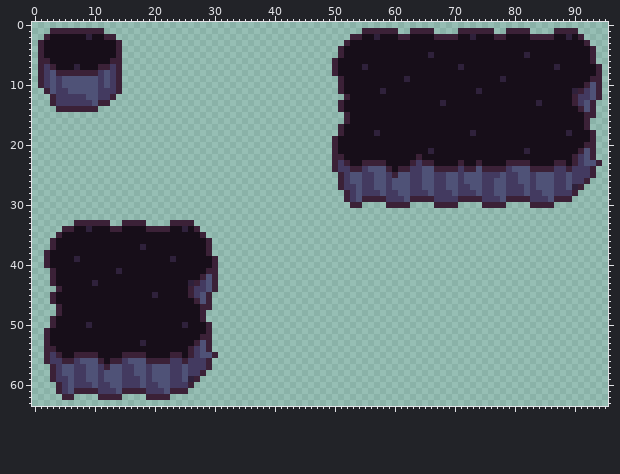
Edited in one commit: sprite sheet (Assets/Sprites/map/obstacles.png). Above, as it was before the edit.
The file is 96x64 pixels.
New version:
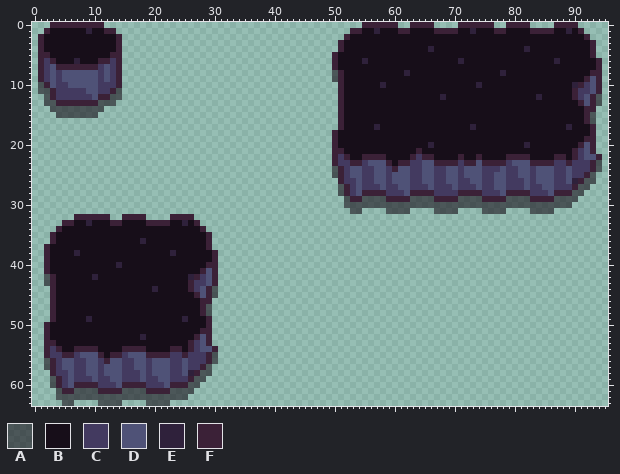
Palette (. is transparent): A #170e1995  B #170e19  C #433a60  D #4f5277  E #2f213b  F #3b2137
The commit says: added shadows and remade collision shapes for obstacles
Change:
Changed rows in their new state; - is an unchanged pixel.
first column x 1:
 0 --FFFFFFFFF-------------------------------------------FFFFFF--FFFF----FFFFFF--FFFF----FFFF----
 1 -FBBBBBBEBBFF---------------------------------------FFBBEBBBFFBBBBFFFFBBEBBBFFBBBBFFFFBBEBF---
 2 FB------B--BBF-------------------------------------FBB--B---BB----BBBB--B---BB----BBBB--B-BF--
 3 --------------------------------------------------FB---------------------------------------BF-
 4 -----------------------------------------------------------------E---------------E------------
 5 -F----------F------------------------------------FB--------------B---------------B------------
 6 -CF---E---FFC-----------------------------------------E---------------E---------------E-----BF
 7 --DFFFFFFFCD------------------------------------------B---------------B---------------B-------
 8 ---CDDDDDD---------------------------------------AF----------E---------------E--------------F-
 9 -------------------------------------------------A-----------B---------------B-------------FD-
10 AF--C------C---------------------------------------------E---------------E---------------EFC--
11 AAF--CCC----FA-------------------------------------------B---------------B---------------FC---
12 -A------C-FFAA------------------------------------FB---------------E---------------E-------DFA
13 -AAFFFFFFFAAA------------------------------------------------------B---------------B-----BF--A
14 --AAAAAAAAA-------------------------------------------------------------------------------BF--
15 ---AAAAAAA----------------------------------------FB----------------------------------------A-
16 --------------------------------------------------FB----------------------------------------A-
17 --------------------------------------------------------E---------------E---------------E--BF-
18 -------------------------------------------------FB-----B---------------B---------------B-----
19 -------------------------------------------------------------------------------------------F--
20 -----------------------------------------------------------------E---------------E--------FD--
21 --------------------------------------------------F------------F-B---------------B-------FC---
22 --------------------------------------------------CF--FFFF----FCFF----F--F----FFFF----FF----DF
23 ---------------------------------------------------CFFCDDDF-FFC-DDFFFFCFFDFFFFCDDDFFFFCCFC-CFA
24 -------------------------------------------------AF-DD-C--CFDD----CCDD-DD-CCCD-C--CDDD--D----A
25 -------------------------------------------------A---------D----------------D--------------FA-
26 ----------------------------------------------------C------------------C--------C--------EFAA-
27 --------------------------------------------------AF----C--C----C---C---C----------C----CFAA--
28 --------------------------------------------------A---FFFF--C-FFFF---CFFFF--C-FFFF--C-FFFAA---
29 ---------------------------------------------------AFFAAAAFFFFAAAAFFFFAAAAFFFFAAAAFFFFAAAA----
30 ---------------------------------------------------AAAAAAAAAAAAAAAAAAAAAAAAAAAAAAAAAAAAAA-----
31 ----------------------------------------------------AA----AAAA----AAAA----AAAA----AAAA--------
32 ------FFFFFF--FFFF----FFFF--------------------------------------------------------------------
33 ----FFBBEBBBFFBBBBFFFFBBEBF-------------------------------------------------------------------
34 ---FBB--B---BB----BBBB--B-BF------------------------------------------------------------------
35 --FB-----------------------BF-----------------------------------------------------------------
36 -----------------E----------------------------------------------------------------------------
37 -FB--------------B----------------------------------------------------------------------------
38 ------E---------------E-----BF----------------------------------------------------------------
39 ------B---------------B-----------------------------------------------------------------------
40 -------------E--------------F-----------------------------------------------------------------
41 -FB----------B-------------FD-----------------------------------------------------------------
42 -A-------E---------------EFC------------------------------------------------------------------
43 -A-------B---------------FC-------------------------------------------------------------------
44 --FB---------------E-------DFA----------------------------------------------------------------
45 -------------------B-----BF--A----------------------------------------------------------------
46 --------------------------BF------------------------------------------------------------------
47 --FB------------------------A-----------------------------------------------------------------
48 --FB------------------------A-----------------------------------------------------------------
49 --------E---------------E--BF-----------------------------------------------------------------
50 -FB-----B---------------B---------------------------------------------------------------------
51 ---------------------------F------------------------------------------------------------------
52 -----------------E--------FD------------------------------------------------------------------
53 --F--------------B-------FC-------------------------------------------------------------------
54 --CF--FFFF----FFFF----FF----DF----------------------------------------------------------------
55 ---CFFCDDDF-FFCDDDFFFFCCFC-CFA----------------------------------------------------------------
56 -AF-DD-C--CFDD-C--CDDD--D----A----------------------------------------------------------------
57 -A---------D---------------FA-----------------------------------------------------------------
58 ----C-----------C--------EFAA-----------------------------------------------------------------
59 --AF----C--C-------C----CFAA------------------------------------------------------------------
60 --A---FFFF--C-FFFF--C-FFFAA-------------------------------------------------------------------
61 ---AFFAAAAFFFFAAAAFFFFAAAA--------------------------------------------------------------------
62 ---AAAAAAAAAAAAAAAAAAAAAA---------------------------------------------------------------------
63 ----AA----AAAA----AAAA------------------------------------------------------------------------
